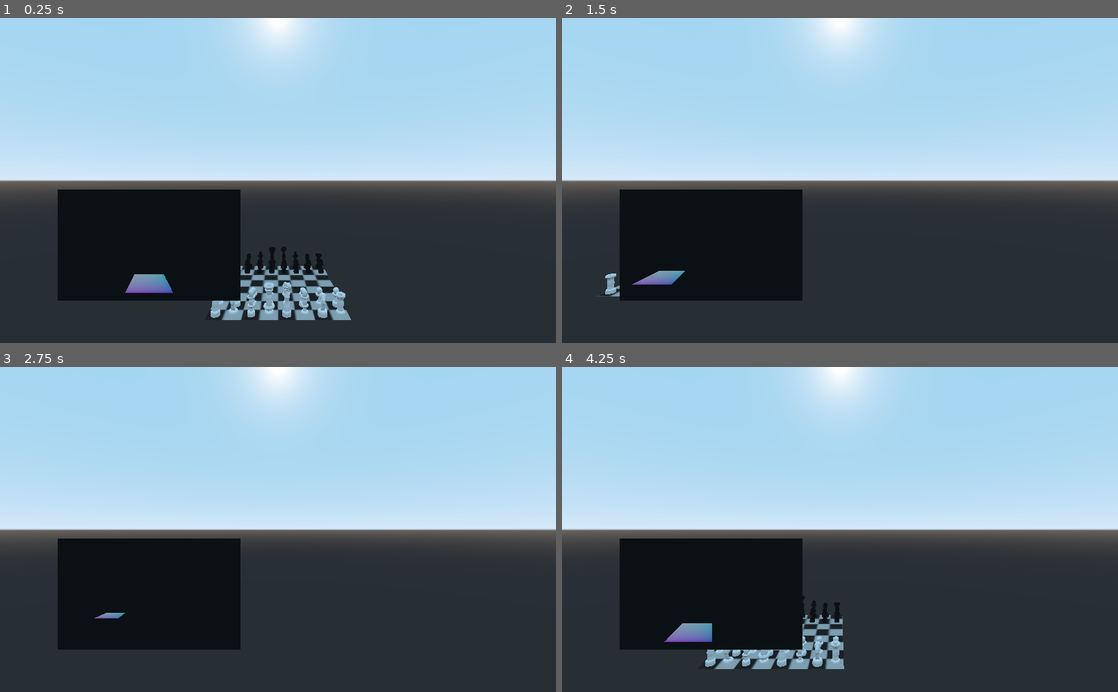
Above: before the commit, frames 1-4 (two rows, left to right).
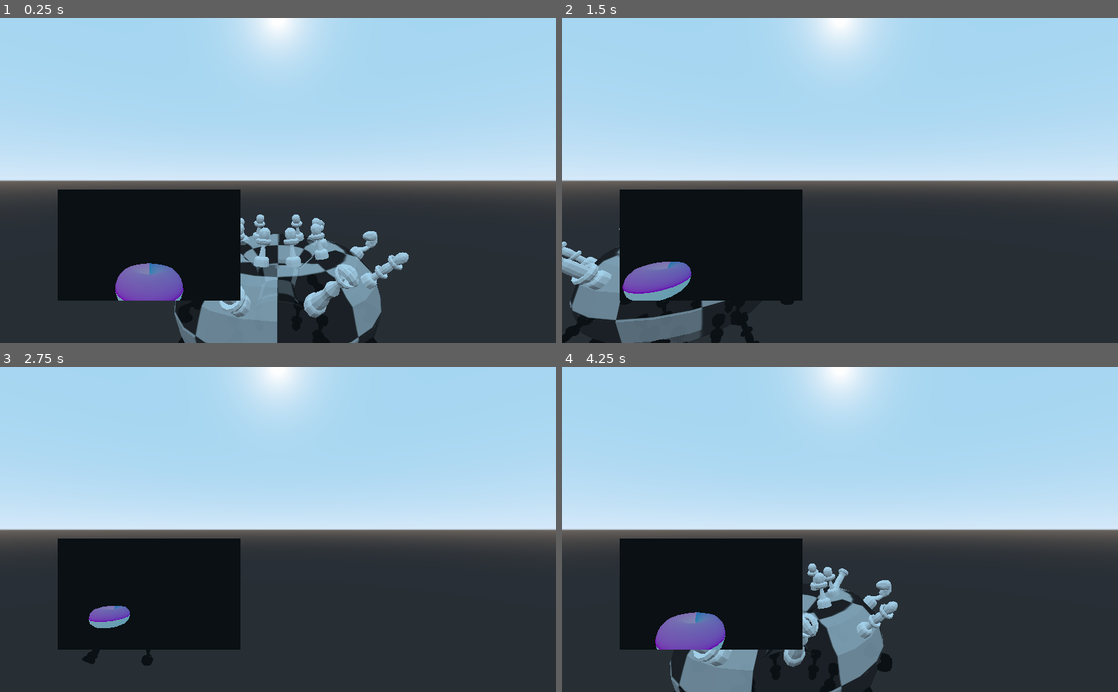
Above: after the commit, the same moments.

Repository: Roboticy3/Mess
Game: Godot game, scene res://Scenes/game.tscn
Same seed, same stepped clock (60 frames per second), same inputs: the game is played once before the commit and once after it. This scene is started directly instead of the project's main scene.
Inputs (mouse positions are in pixels of both pictures, inside the frame that each line leads up to):
- Up to frame 1 (0.25 s): no input
- Up to frame 2 (1.5 s): tap Enter at 0.5 s; move the mouse to (962, 164) at 0.52 s; hold D (mv_right) 0.53-1.28 s; click (962, 164) at 0.6 s; move the mouse to (728, 196) at 1.27 s; hold S (mv_back) from 1.28 s (still down); right-click (728, 196) at 1.35 s
- Up to frame 3 (2.75 s): move the mouse to (333, 458) at 2.02 s; release S (mv_back) at 2.03 s; hold D (mv_right) from 2.03 s (still down); hold Ctrl (ctrl) from 2.03 s (still down)
- Up to frame 4 (4.25 s): move the mouse to (812, 594) at 2.77 s; release D (mv_right) at 2.78 s; release Ctrl (ctrl) at 2.78 s; hold W (mv_forward) 2.78-3.53 s; click (812, 594) at 2.85 s; move the mouse to (1006, 578) at 3.52 s; hold A (mv_left) from 3.53 s (still down); hold Right mouse button (ck_1) from 3.53 s (still down)

The runs differ from the first frame. In frame 1, 8.2% of the frame differs, in the area x 20-74%, y 60-100%; in frame 2, 4.8%; in frame 3, 0.6%; in frame 4, 6.7%.

Commit message:
fully implemented temporary updates to relocation

Diff:
--- a/Objects/Board/Board.gd
+++ b/Objects/Board/Board.gd
@@ -508,7 +508,13 @@
 		#if the relocation target is invalid, set the change as a deletion
 		if to == Vector2.INF: c = from
 		#if the relocation beginning is invalid or empty, do not add any change
-		if from == Vector2.INF || !pieces.has(from): continue
+		if from == Vector2.INF || !pieces.has(from):
+			continue
+		#if the piece being moved has a slot in old_tables, check if its position has a temporary update
+		if old_tables.has(from):
+			#if the position has a temporary update, do not try to relocate the piece
+			if piece.get_pos() != from:
+				continue
 
 		#store the current table of the piece being relocated, and update a duplicate of it
 		old_tables[from] = pieces[from].table.duplicate()
--- a/Scenes/game.tscn
+++ b/Scenes/game.tscn
@@ -23,7 +23,7 @@
 
 [node name="Spatial" type="Spatial"]
 script = ExtResource( 9 )
-path = "Instructions/default/b_default.txt"
+path = "Instructions/torus/b_torus.txt"
 
 [node name="Player" type="KinematicBody" parent="."]
 transform = Transform( 1, 0, 0, 0, 1, 0, 0, 0, 1, 0, 1.9031, 4.16525 )
Not shown, changed: Instructions/default/b_default.txt
Not shown, changed: Instructions/pieces/test/p_stage-test.txt
Not shown, changed: Instructions/torus/b_torus.txt
Not shown, changed: Notes/log and plan.txt
